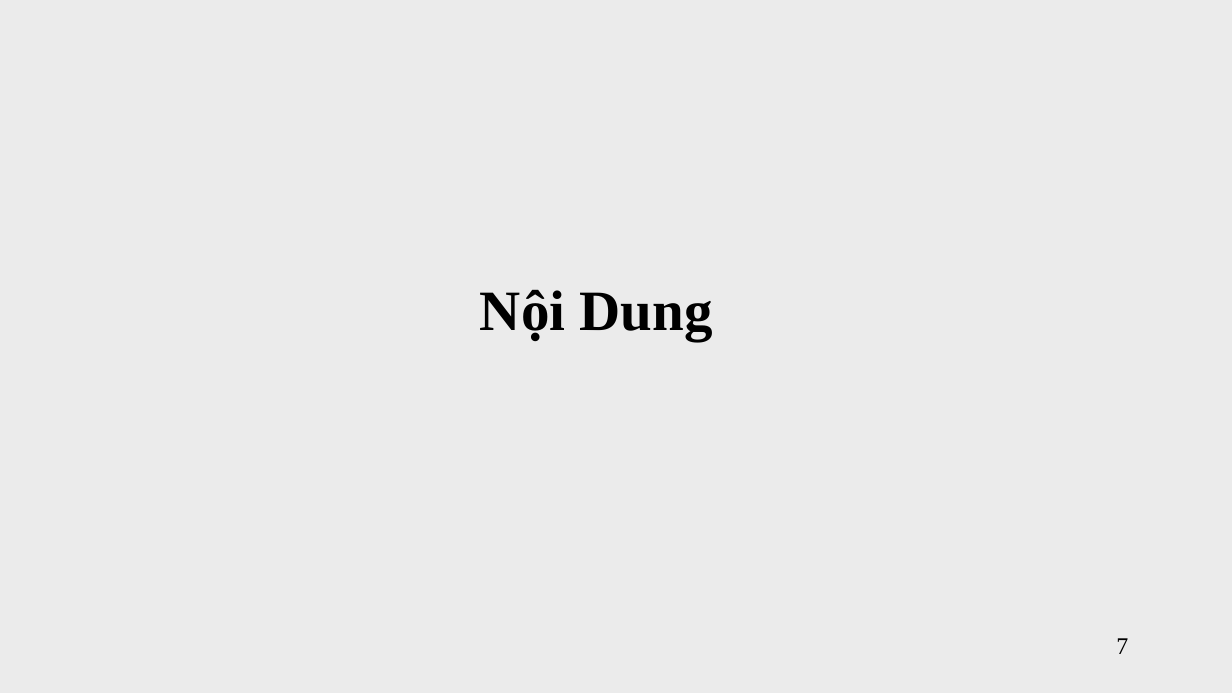
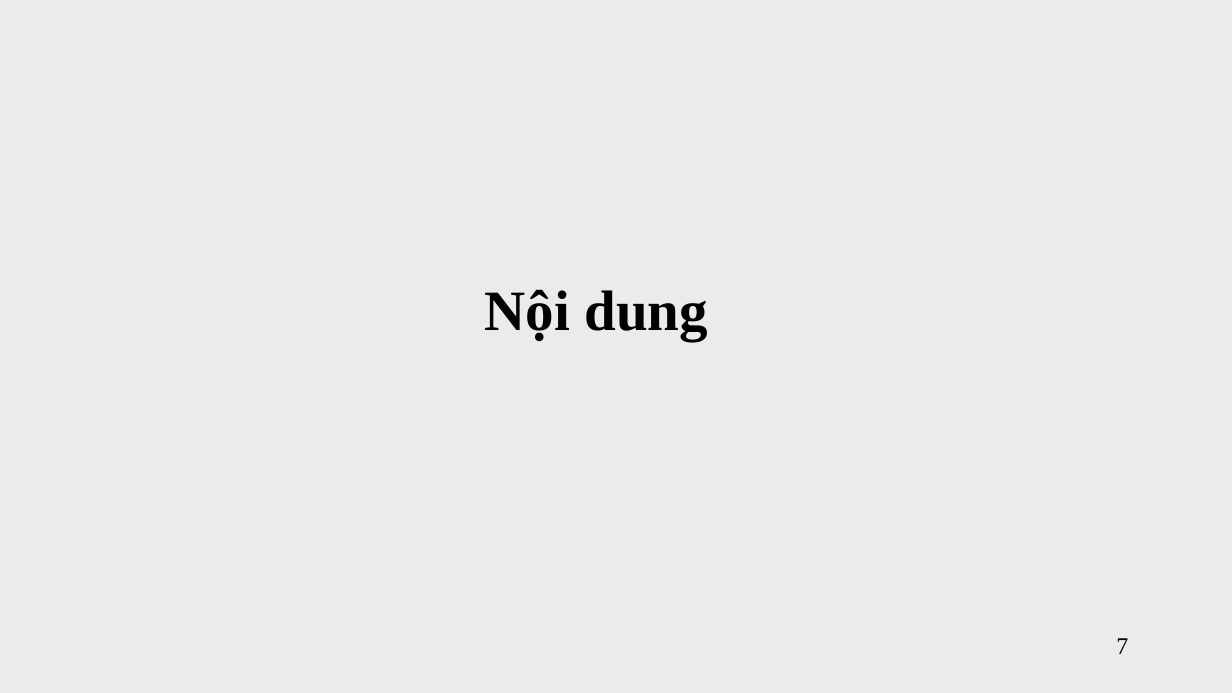
Before and after one commit to vanvibig/BaoCaoLuanVan, a slide deck: slide 7 of BaoCaoLuanVan_NguyenVanVi.pptx. Drawn at 1232x693 pixels with LibreOffice and Linux fonts; fonts in the diff are those of the drawing. Boxes give left, top, right and bottom in pixels: in the first picture for what was removed or moved away, otherwise in the second. Text is boxed around its words. In the diff, an @@ line names an element or a change of style, - is before the commit and + after.

```diff
--- a/BaoCaoLuanVan_NguyenVanVi.pptx
+++ b/BaoCaoLuanVan_NguyenVanVi.pptx
@@ text at (485, 289, 708, 341): text changed @@
-Nội Dung
+Nội dung
```
Also in this commit, not shown: 15 other slides changed, 1 other file.
